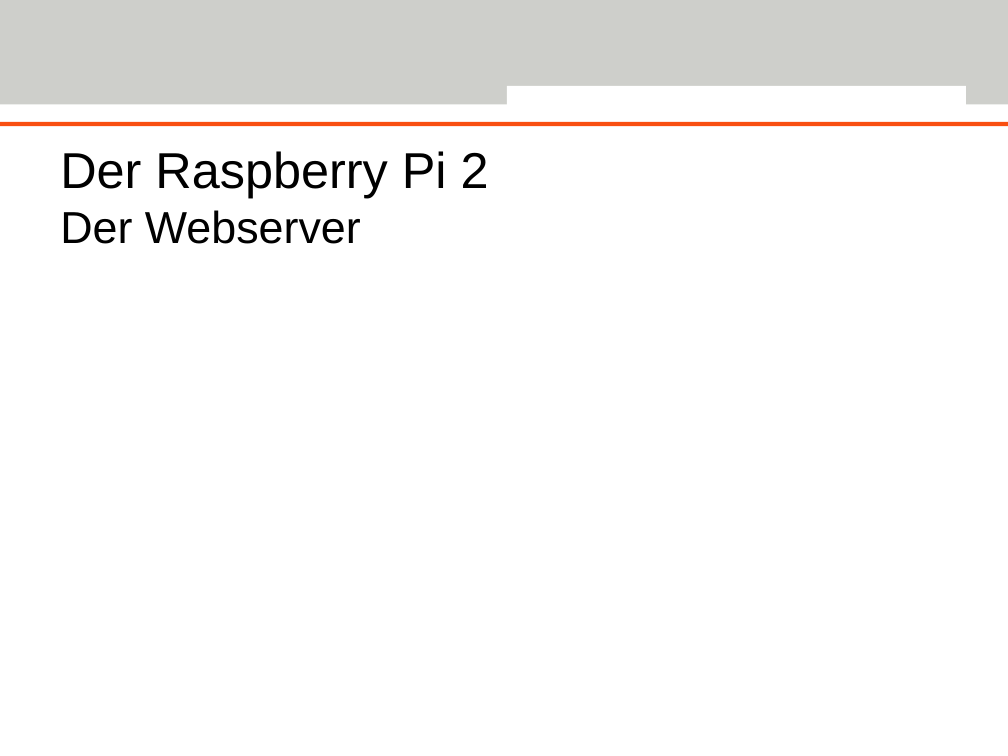
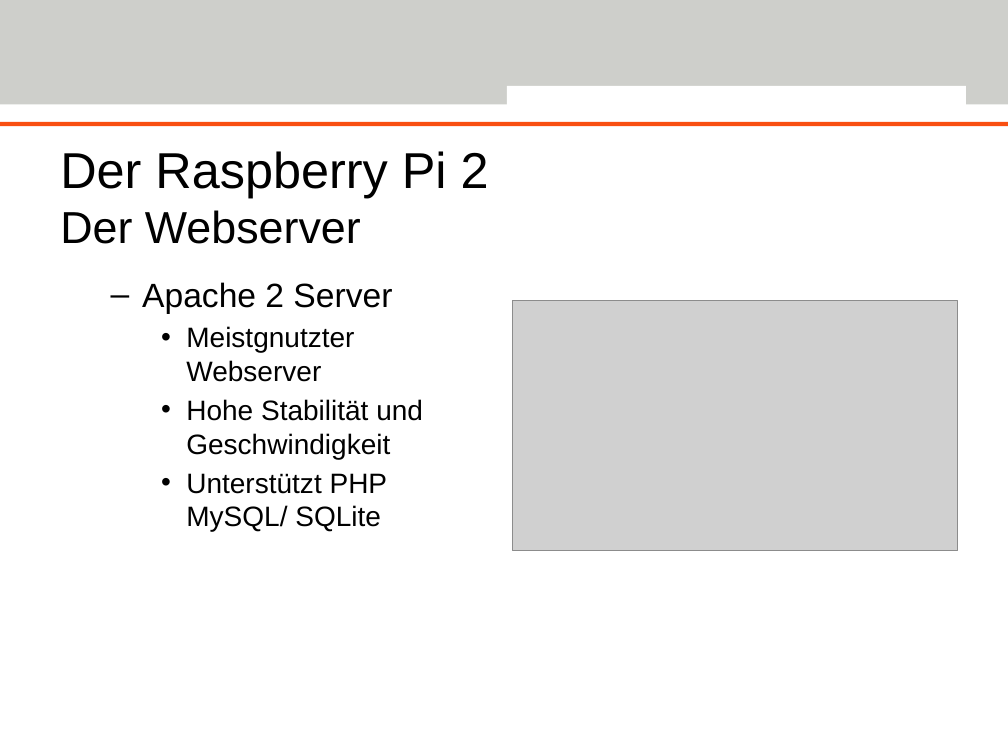
Before and after one commit to Deltachi/Tally_Teamproject, a slide deck: slide 5 of documents/presentation/TallyFinal.pptx (slide 6 before the commit). Drawn at 1008x756 pixels with LibreOffice and Linux fonts; fonts in the diff are those of the drawing; grey boxes stand for pictures; background and template pictures are left out. Boxes give left, top, right and bottom in pixels: in the first picture for what was removed or moved away, otherwise in the second. Text is boxed around its words. In the diff, an @@ line names an element or a change of style, - is before the commit and + after.

```diff
--- a/documents/presentation/TallyFinal.pptx
+++ b/documents/presentation/TallyFinal.pptx
@@ text added at [142,282,423,532], 20 pt, text #000000 @@
+  – Apache 2 Server
+    • Meistgnutzter Webserver
+    • Hohe Stabilität und Geschwindigkeit
+    • Unterstützt PHP MySQL/ SQLite
@@ picture added at [512,300,958,550] @@
```
Also in this commit, not shown: 6 other slides changed, 3 slides added, 1 other file.
